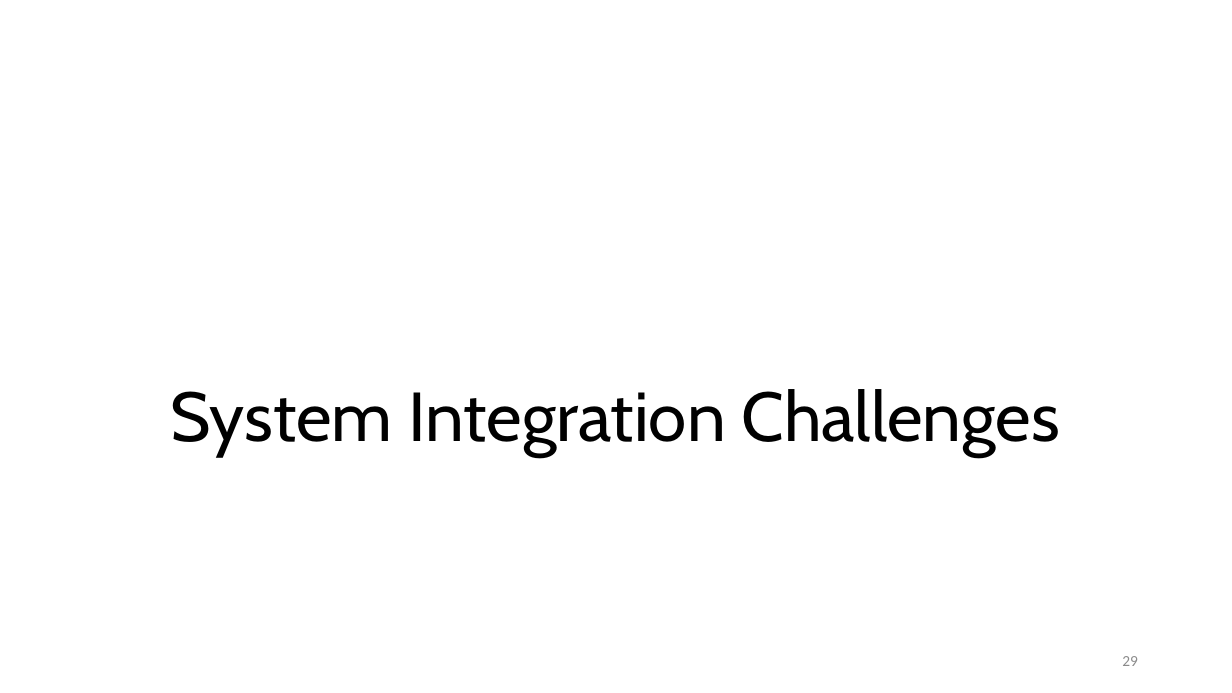
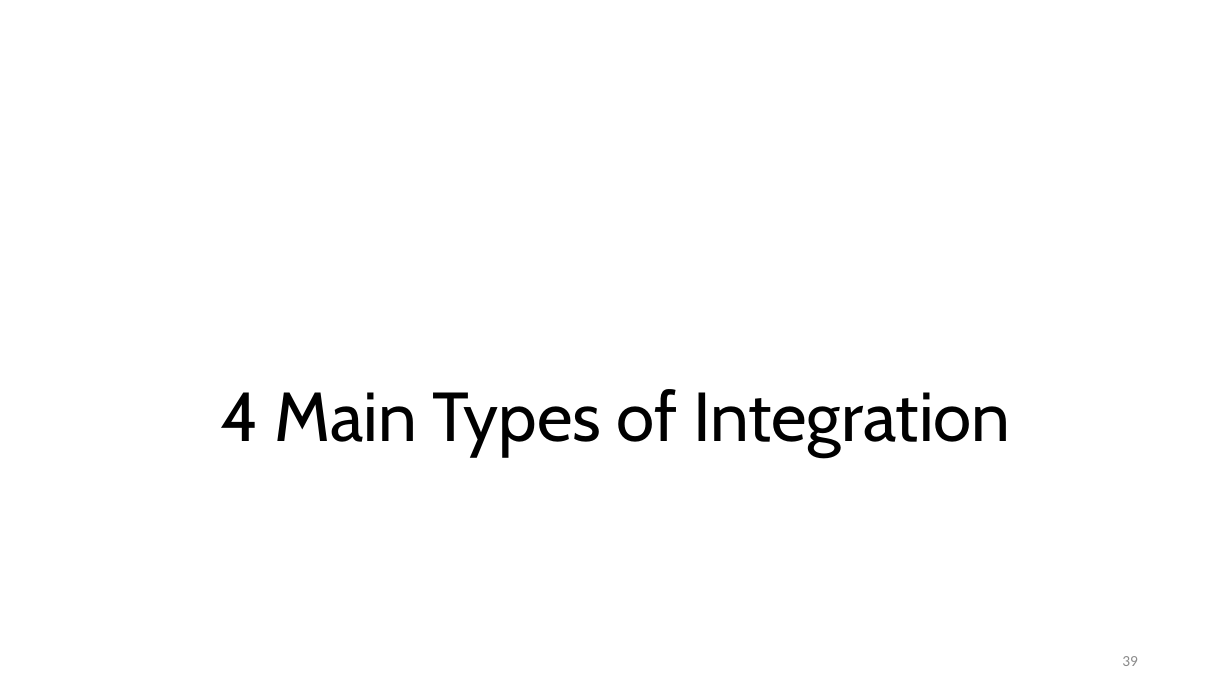
Before and after one commit to malenezi/malenezi, a slide deck: slide 39 of SE495/Lectures/1-Introduction/Introduction.pptx (slide 29 before the commit). Drawn at 1232x693 pixels with LibreOffice and Linux fonts; fonts in the diff are those of the drawing. Boxes give left, top, right and bottom in pixels: in the first picture for what was removed or moved away, otherwise in the second. Text is boxed around its words. In the diff, an @@ line names an element or a change of style, - is before the commit and + after.

```diff
--- a/SE495/Lectures/1-Introduction/Introduction.pptx
+++ b/SE495/Lectures/1-Introduction/Introduction.pptx
@@ title at (220,389,1011,457): text changed @@
-System Integration Challenges
+4 Main Types of Integration
@@ page number at (1122,656,1138,666): text changed @@
-29
+39
```
Also in this commit, not shown: 30 other slides changed, 18 slides added, 6 slides removed, 11 other files.
